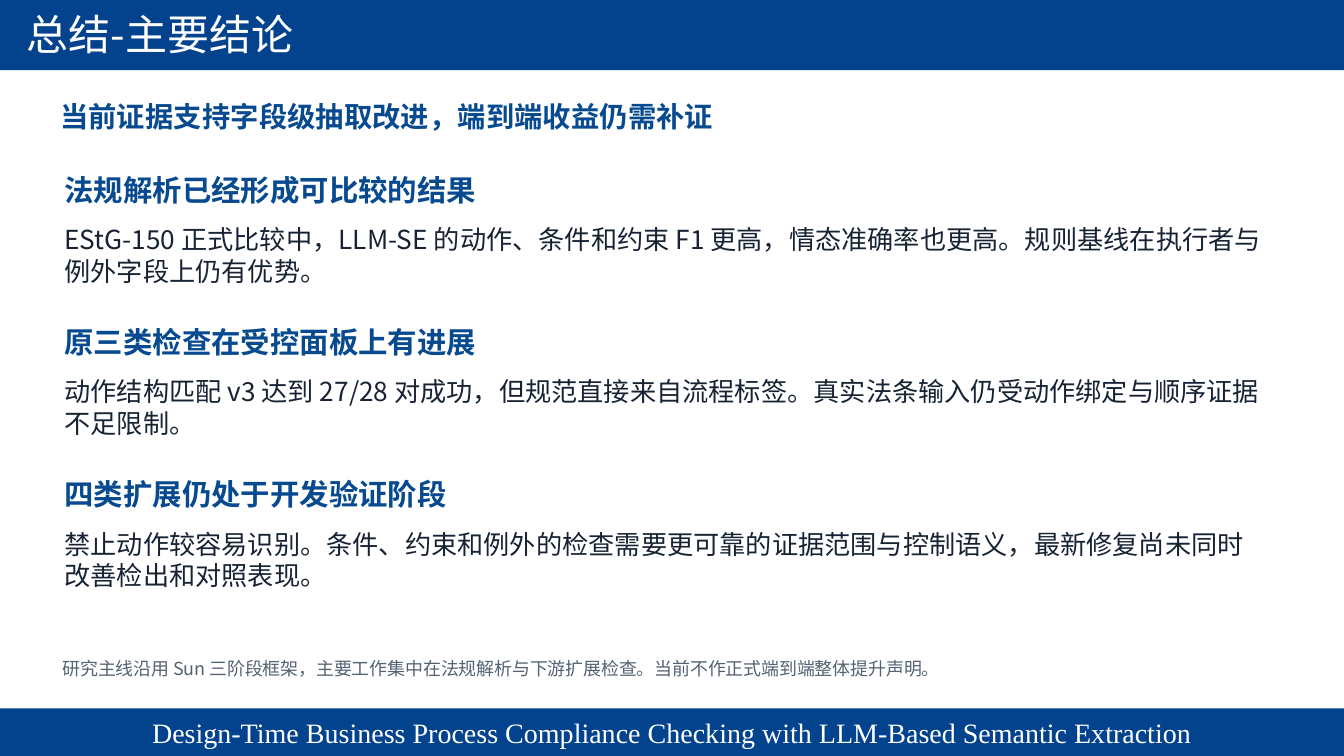
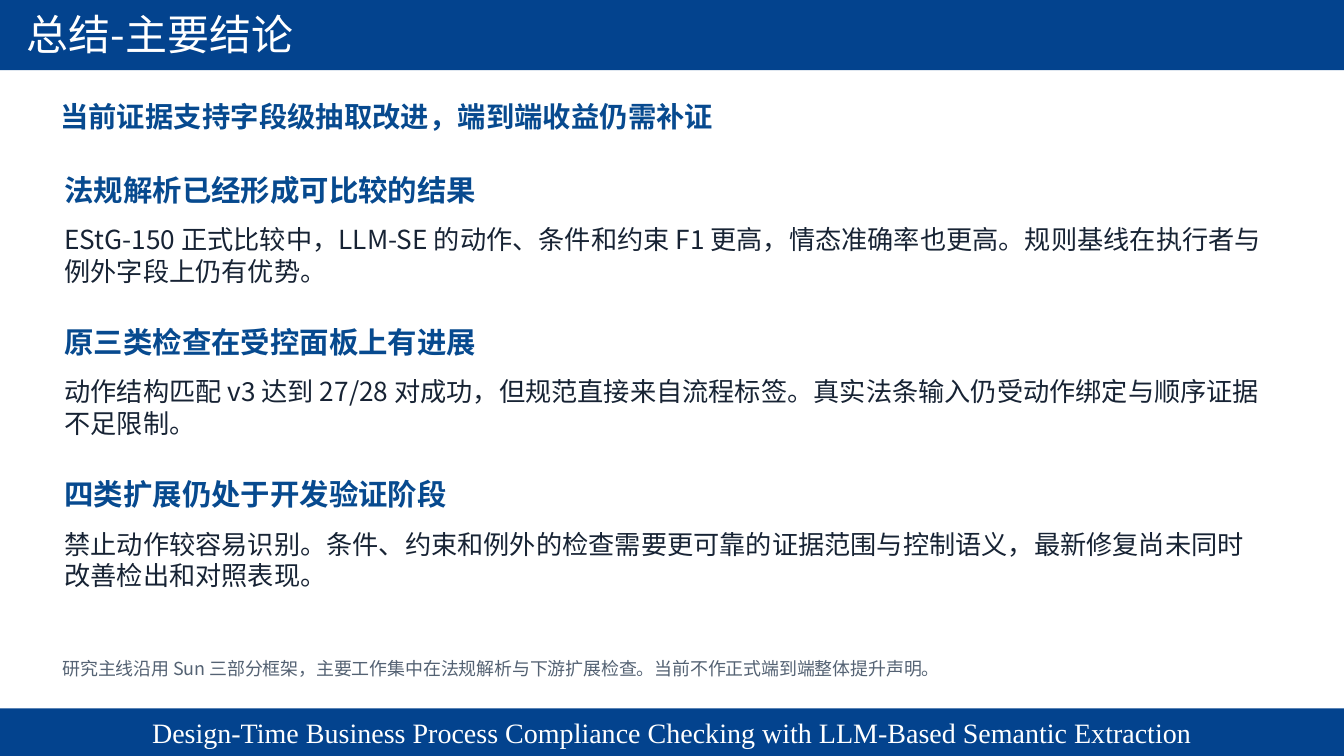
Before and after one commit to chaos-66/LLM4BPC, a slide deck: slide 29 of formal_experiment/paper/presentations/LLM4BPC_Semantic_Extraction_Revised.pptx. Drawn at 1344x756 pixels with LibreOffice and Linux fonts; fonts in the diff are those of the drawing; background and template pictures are left out. Boxes give left, top, right and bottom in pixels: in the first picture for what was removed or moved away, otherwise in the second. Text is boxed around its words. In the diff, an @@ line names an element or a change of style, - is before the commit and + after.

```diff
--- a/formal_experiment/paper/presentations/LLM4BPC_Semantic_Extraction_Revised.pptx
+++ b/formal_experiment/paper/presentations/LLM4BPC_Semantic_Extraction_Revised.pptx
@@ text at [62, 660, 940, 677]: text changed @@
-研究主线沿用 Sun 三阶段框架，主要工作集中在法规解析与下游扩展检查。当前不作正式端到端整体提升声明。
+研究主线沿用 Sun 三部分框架，主要工作集中在法规解析与下游扩展检查。当前不作正式端到端整体提升声明。
```
Also in this commit, not shown: 19 other slides changed, 53 other files.
